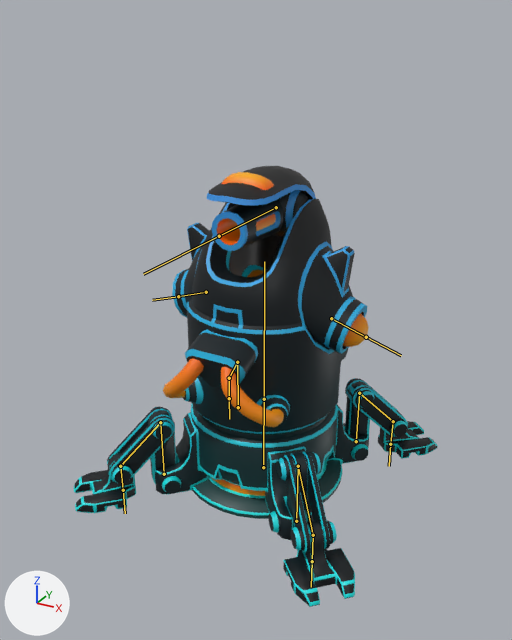
Before and after pictures for a commit that changed the FBX model Assets/Art/Meshes/Tower_01/SK_Tower_01.fbx.
One viewpoint serves both versions: a 50 mm camera at (1.74, -3.26, 2.63) aimed at (0.0, -0.1, 1.04). The axes (+X, +Y, +Z) are drawn at lower left. The lights are the same throughout. The bones that bend it are drawn over the model as lines.

In view in the first picture: 'Tower_01'.
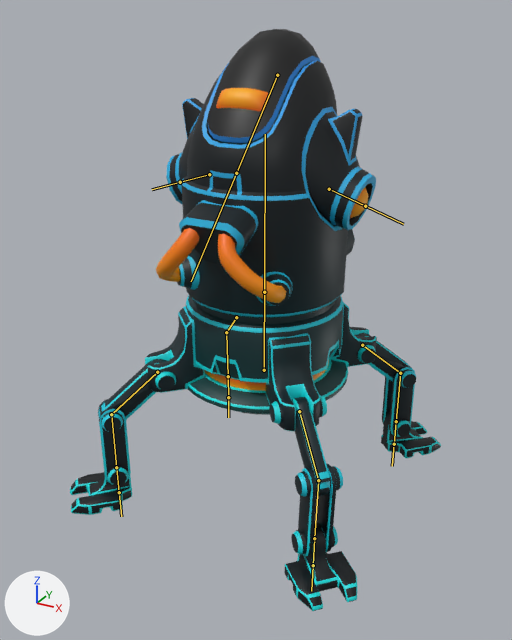
Commit message: Tower Animation

The newer file adds an action. The first version stands in its rest pose; the second is drawn at frame 21 of the action 'Armature_Tower_01|Get Up/Down Animation'.

Pixel boxes [x1, y1, x2, y2] of what changed, in the pictures (512 x 640 px):
'Tower_01', posed (32% taller)
    before: [74, 166, 438, 607]
    after: [70, 29, 441, 611]
bone 'root', root to tip
    before: (263, 467) to (264, 383)
    after: (264, 370) to (264, 273)
bone 'head', root to tip
    before: (276, 207) to (219, 236)
    after: (277, 75) to (236, 173)
bone 'side_l', root to tip
    before: (331, 318) to (366, 337)
    after: (329, 189) to (365, 206)
bone 'side_r', root to tip
    before: (206, 292) to (178, 296)
    after: (209, 174) to (180, 182)
bone 'leg_front_l_01', root to tip
    before: (296, 521) to (298, 466)
    after: (299, 411) to (318, 480)
bone 'leg_front_l_02', root to tip
    before: (298, 466) to (313, 535)
    after: (318, 480) to (314, 538)
bone 'leg_front_l_03', root to tip
    before: (313, 535) to (312, 561)
    after: (314, 538) to (313, 565)
bone 'leg_back_l_01', root to tip
    before: (356, 441) to (359, 393)
    after: (362, 345) to (400, 373)
bone 'leg_back_l_02', root to tip
    before: (359, 393) to (393, 421)
    after: (400, 373) to (396, 421)
bone 'leg_back_l_03', root to tip
    before: (393, 421) to (390, 444)
    after: (396, 421) to (394, 444)
bone 'leg_back_r_01', root to tip
    before: (238, 407) to (237, 362)
    after: (236, 317) to (226, 332)
bone 'leg_back_r_02', root to tip
    before: (237, 362) to (229, 378)
    after: (226, 332) to (228, 376)
bone 'leg_back_r_03', root to tip
    before: (229, 378) to (229, 398)
    after: (228, 376) to (228, 397)
bone 'leg_front_r_01', root to tip
    before: (164, 474) to (160, 422)
    after: (157, 372) to (111, 414)
bone 'leg_front_r_02', root to tip
    before: (160, 422) to (120, 466)
    after: (111, 414) to (116, 467)
bone 'leg_front_r_03', root to tip
    before: (120, 466) to (123, 490)
    after: (116, 467) to (119, 492)

The edits, one by one:
Bone 'root' (bone_root) moves from (0.0, 0.0, 0.0) to (0.0, 0.687, 0.0).
Bone 'head' (bone_head) turns from (0, 0, 0) to (44, 0, 0) degrees about its own x, y and z.
Bone 'side_l' (bone_side_l) moves from (0.0, 0.0, 0.0) to (0.0, -0.05, 0.0).
Bone 'side_r' (bone_side_r) moves from (0.0, 0.0, 0.0) to (0.0, -0.05, 0.0).
Bone 'leg_front_l_01' (bone_leg_front_l_01) turns from (0, 0, 0) to (-130, 0, 0) degrees about its own x, y and z.
Bone 'leg_front_l_02' (bone_leg_front_l_02) turns from (0, 0, 0) to (85, 0, 0) degrees about its own x, y and z.
Bone 'leg_front_l_03' (bone_leg_front_l_03) turns from (0, 0, 0) to (45, 0, 0) degrees about its own x, y and z.
Bone 'leg_back_l_01' (bone_leg_back_l_01) turns from (0, 0, 0) to (-130, 0, 0) degrees about its own x, y and z.
Bone 'leg_back_l_02' (bone_leg_back_l_02) turns from (0, 0, 0) to (85, 0, 0) degrees about its own x, y and z.
Bone 'leg_back_l_03' (bone_leg_back_l_03) turns from (0, 0, 0) to (45, 0, 0) degrees about its own x, y and z.
Bone 'leg_back_r_01' (bone_leg_back_r_01) turns from (0, 0, 0) to (-130, 0, 0) degrees about its own x, y and z.
Bone 'leg_back_r_02' (bone_leg_back_r_02) turns from (0, 0, 0) to (85, 0, 0) degrees about its own x, y and z.
Bone 'leg_back_r_03' (bone_leg_back_r_03) turns from (0, 0, 0) to (45, 0, 0) degrees about its own x, y and z.
Bone 'leg_front_r_01' (bone_leg_front_r_01) turns from (0, 0, 0) to (130, 0, 0) degrees about its own x, y and z.
Bone 'leg_front_r_02' (bone_leg_front_r_02) turns from (0, 0, 0) to (85, 0, 0) degrees about its own x, y and z.
Bone 'leg_front_r_03' (bone_leg_front_r_03) turns from (0, 0, 0) to (45, 0, 0) degrees about its own x, y and z.
